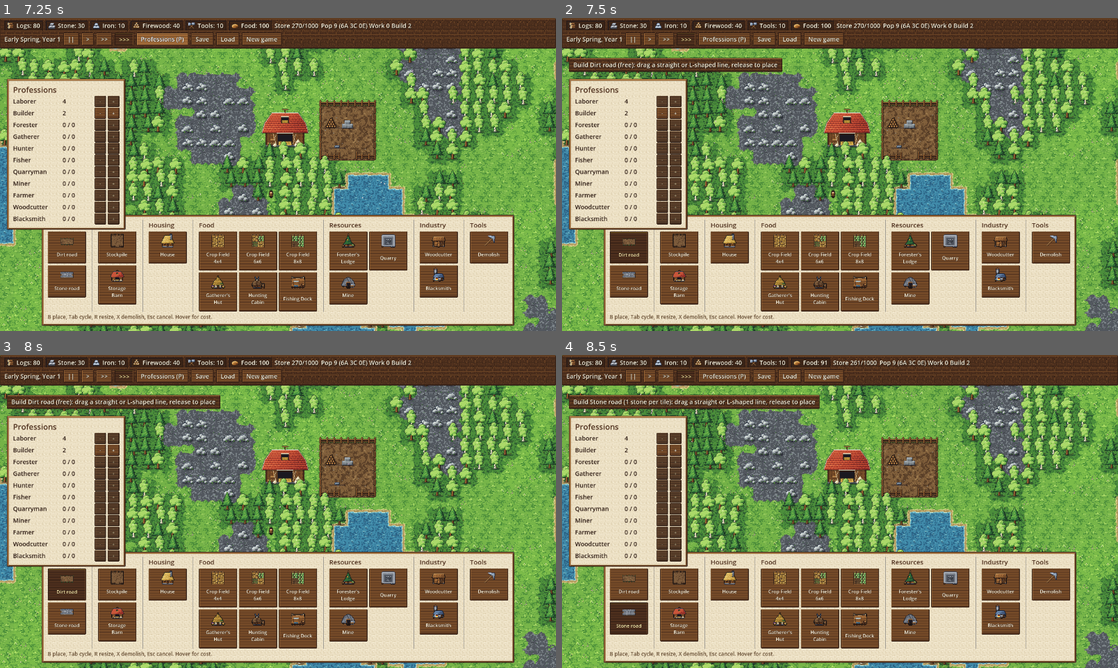
Above: before the commit, frames 1-4 (two rows, left to right).
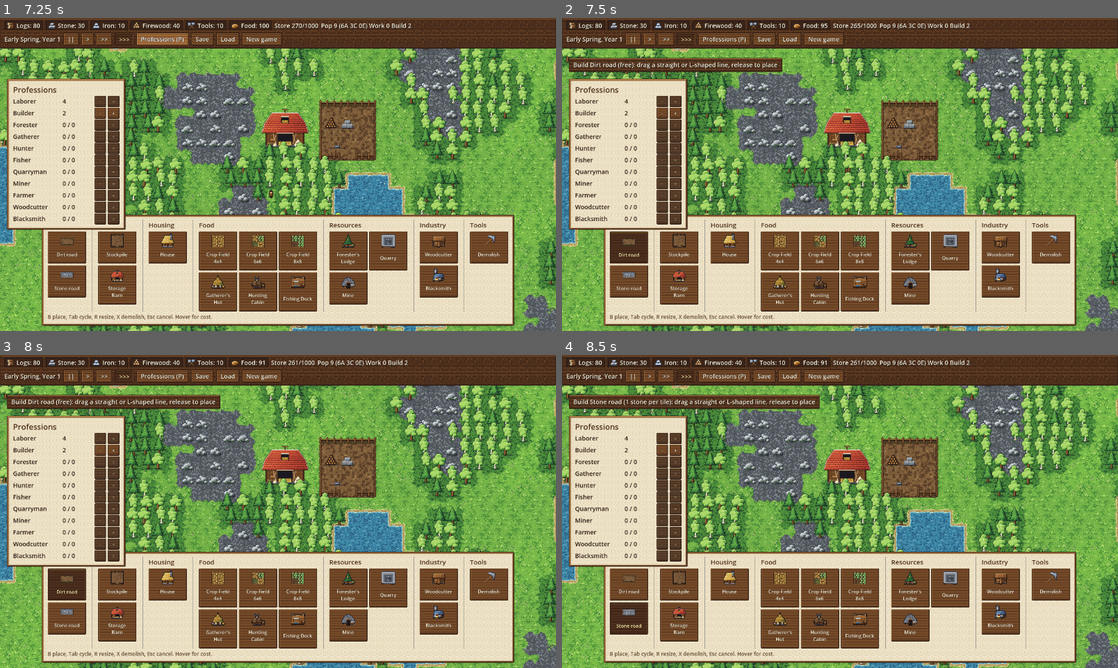
Above: after the commit, the same moments.

Repository: GrindelfP/KingdomYouth
Game: Godot game, scene res://scenes/world/world.tscn
Same seed, same stepped clock (60 frames per second), same inputs: the game is played once before the commit and once after it.
Inputs:
- Up to frame 1 (7.25 s): click "Save" at 0.5 s; click "Load" at 1.25 s; click "New game" at 2 s; click "New game" at 2.75 s; click "||" at 3.5 s; click ">" at 4.25 s; click ">>" at 5 s; click ">>>" at 5.75 s; click "Professions (P)" at 6.5 s
- Up to frame 2 (7.5 s): click "Dirt road" at 7.25 s
- Up to frame 3 (8 s): no input
- Up to frame 4 (8.5 s): click "Stone road" at 8 s

Frame 1 is identical in both runs. In frame 2, 0.3% of the frame differs, in the area x 46-74%, y 0-58%; in frame 3, 0.3%; in frame 4, nothing differs.
Error in both runs: Invalid assignment of property or key 'visible' with value of type 'bool' on a base object of type 'previously freed'. (res://scripts/entities/settler_manager.…

Commit message:
[FEATURE] soak test scenario, hunger and cold balance pass, fix freed ghost sprite error in nature layer
Co-Authored-By: Claude Sonnet 5.5 <noreply@anthropic.com>

Diff:
--- a/scripts/autoload/save_manager.gd
+++ b/scripts/autoload/save_manager.gd
@@ -4,10 +4,11 @@
 const SAVE_VERSION := 10
 
 var pending_load := false
+var save_path := SAVE_PATH
 
 
 func has_save() -> bool:
-	return FileAccess.file_exists(SAVE_PATH)
+	return FileAccess.file_exists(save_path)
 
 
 func save_game() -> bool:
@@ -21,7 +22,7 @@
 		"buildings": world.get_node("Buildings").to_save_data(),
 		"settlers": world.get_node("Settlers").to_save_data(),
 	}
-	var file := FileAccess.open(SAVE_PATH, FileAccess.WRITE)
+	var file := FileAccess.open(save_path, FileAccess.WRITE)
 	if file == null:
 		return false
 	file.store_string(JSON.stringify(data, "\t"))
@@ -32,7 +33,7 @@
 	var world := _world()
 	if world == null or not has_save():
 		return false
-	var parsed = JSON.parse_string(FileAccess.get_file_as_string(SAVE_PATH))
+	var parsed = JSON.parse_string(FileAccess.get_file_as_string(save_path))
 	if typeof(parsed) != TYPE_DICTIONARY or int(parsed.get("version", 0)) != SAVE_VERSION:
 		return false
 	var buildings: BuildController = world.get_node("Buildings")
--- a/scripts/entities/needs.gd
+++ b/scripts/entities/needs.gd
@@ -10,7 +10,7 @@
 const MAX_VALUE := 100.0
 const CRITICAL_HUNGER := 85.0
 const EAT_HUNGER := 60.0
-const HUNGER_PER_SECOND := 0.7
+const HUNGER_PER_SECOND := 1.0
 const MEAL_RESTORE := 60.0
 const FOOD_PER_MEAL := 1
 const REST_DRAIN_PER_SECOND := 0.25
@@ -18,9 +18,9 @@
 const STARVE_DAMAGE_PER_SECOND := 1.0
 const EXPOSURE_DAMAGE_PER_SECOND := 0.2
 const REGEN_PER_SECOND := 0.5
-const WARMTH_DRAIN_PER_SECOND := 1.0
+const WARMTH_DRAIN_PER_SECOND := 1.5
 const WARMTH_RECOVER_PER_SECOND := 5.0
-const COLD_DAMAGE_PER_SECOND := 0.5
+const COLD_DAMAGE_PER_SECOND := 1.5
 const COLD_CALL := 40.0
 const WARM_FULL := 90.0
 const DIET_BONUS := 0.2
--- a/scripts/entities/settler_manager.gd
+++ b/scripts/entities/settler_manager.gd
@@ -22,7 +22,7 @@
 const PICK_RADIUS := 12.0
 const TIP_LAYER := 4
 const TIP_OFFSET := Vector2(16.0, 18.0)
-const HEAT_DURATION := 20.0
+const HEAT_DURATION := 10.0
 const FUEL_PER_HEATING := 1
 const MALE_NAMES := ["Alder", "Bram", "Cedric", "Dunstan", "Edmund", "Finn", "Godric", "Hale", "Ivo", "Jory", "Kellan", "Leofric", "Merrick", "Osric", "Piers", "Rowan", "Tobin", "Wystan"]
 const FEMALE_NAMES := ["Aelwen", "Brenna", "Cora", "Daisy", "Edda", "Freya", "Gwen", "Hild", "Isolde", "Joan", "Maud", "Nell", "Odette", "Petra", "Rosamund", "Sunniva", "Thea", "Wilma"]
--- a/scripts/world/nature_layer.gd
+++ b/scripts/world/nature_layer.gd
@@ -154,7 +154,8 @@
 
 func _set_ghost_alpha(alpha: float) -> void:
 	for ghost in _ghosts:
-		ghost.modulate.a = alpha
+		if is_instance_valid(ghost):
+			ghost.modulate.a = alpha
 
 
 func _finish_fade() -> void:
--- /dev/null
+++ b/tools/soak/planner.gd
@@ -0,0 +1,119 @@
+extends RefCounted
+
+const SEARCH_RADIUS := 32
+const FOREST_SEEKERS := [&"foresters_lodge", &"gatherers_hut", &"hunting_cabin"]
+
+var world: WorldGrid
+var buildings: BuildController
+var labor: LaborManager
+var staffing: Dictionary = {}
+var builders_target := -1
+var builders_month := 6
+var _configured: Dictionary = {}
+var queue: Array[Dictionary] = []
+var placed: Array[String] = []
+var skipped: Array[String] = []
+
+
+func _init(world_grid: WorldGrid, build: BuildController, labor_manager: LaborManager) -> void:
+	world = world_grid
+	buildings = build
+	labor = labor_manager
+
+
+func add(id: StringName, month := 0) -> void:
+	queue.append({"id": id, "month": month})
+
+
+func tick() -> void:
+	_manage()
+	_place()
+
+
+func _manage() -> void:
+	for building in buildings.get_buildings():
+		var id := building.get_instance_id()
+		if _configured.has(id) or not staffing.has(building.def.id):
+			continue
+		_configured[id] = true
+		labor.set_desired_workers(building, mini(staffing[building.def.id], building.def.job.slots))
+	_throttle_woodcutter()
+	if builders_target >= 0 and TimeManager.month >= builders_month:
+		while labor.get_count(Professions.BUILDER) > builders_target and labor.decrease(Professions.BUILDER):
+			pass
+
+
+func _throttle_woodcutter() -> void:
+	var firewood := ResourceStockpile.get_amount(&"firewood")
+	for building in buildings.get_buildings():
+		if building.def.id != &"woodcutter" or not _configured.has(building.get_instance_id()):
+			continue
+		if firewood > 120 and building.desired_workers > 0:
+			labor.set_desired_workers(building, 0)
+		elif firewood < 60 and building.desired_workers == 0:
+			labor.set_desired_workers(building, 1)
+
+
+func _place() -> void:
+	while not queue.is_empty():
+		var item: Dictionary = queue[0]
+		if item["month"] > TimeManager.month:
+			return
+		var def := _def(item["id"])
+		if not _affordable(def):
+			return
+		queue.pop_front()
+		var origin := find_spot(def)
+		if origin == Vector2i(-1, -1) or not buildings.try_place(def, origin):
+			skipped.append("%s@%d" % [def.id, TimeManager.month])
+			continue
+		placed.append("%s@%d" % [def.id, TimeManager.month])
+
+
+func find_spot(def: BuildingDef) -> Vector2i:
+	var center := WorldGrid.MAP_RECT.get_center()
+	var best := Vector2i(-1, -1)
+	var best_score := -INF
+	for x in range(center.x - SEARCH_RADIUS, center.x + SEARCH_RADIUS):
+		for y in range(center.y - SEARCH_RADIUS, center.y + SEARCH_RADIUS):
+			var origin := Vector2i(x, y)
+			if buildings.get_placement_error(def, origin) != "" or not _has_margin(def, origin):
+				continue
+			var score := -float(origin.distance_to(center))
+			if FOREST_SEEKERS.has(def.id):
+				var mid := world.grid_to_world(origin) + Vector2(def.footprint) * 16.0
+				score += world.count_terrain_in_radius("forest", mid, def.job.work_radius) * 0.5
+			if score > best_score:
+				best_score = score
+				best = origin
+	return best
+
+
+func _has_margin(def: BuildingDef, origin: Vector2i) -> bool:
+	var open_cells := 0
+	for x in range(-1, def.footprint.x + 1):
+		for y in range(-1, def.footprint.y + 1):
+			var cell := origin + Vector2i(x, y)
+			var inside := x >= 0 and y >= 0 and x < def.footprint.x and y < def.footprint.y
+			if inside:
+				continue
+			if not world.is_in_bounds(cell) or world.is_occupied(cell):
+				return false
+			if world.is_walkable(cell):
+				open_cells += 1
+	return open_cells >= 4
+
+
+func _affordable(def: BuildingDef) -> bool:
+	var committed := {}
+	for site in buildings.get_sites():
+		for id: StringName in site.required:
+			committed[id] = committed.get(id, 0) + site.missing(id)
+	for id: StringName in def.cost:
+		if ResourceStockpile.get_amount(id) - committed.get(id, 0) < def.cost[id]:
+			return false
+	return true
+
+
+func _def(id: StringName) -> BuildingDef:
+	return buildings.building_defs[buildings.find_def_index(id)]
--- /dev/null
+++ b/tools/soak/soak.tscn
@@ -0,0 +1,6 @@
+[gd_scene load_steps=2 format=3]
+
+[ext_resource type="Script" path="res://tools/soak/soak_test.gd" id="1"]
+
+[node name="Soak" type="Node"]
+script = ExtResource("1")
--- /dev/null
+++ b/tools/soak/soak_test.gd
@@ -0,0 +1,162 @@
+extends Node
+
+const Planner := preload("res://tools/soak/planner.gd")
+const WORLD_SCENE := "res://scenes/world/world.tscn"
+const TIME_SCALE := 10.0
+const FRAME_STEP := 1.0 / 30.0
+const STUCK_SECONDS := 90.0
+
+var _mode := "planned"
+var _years := 3
+var _world: WorldGrid
+var _buildings: BuildController
+var _settlers: SettlerManager
+var _planner
+var _frames := 0
+var _last_logged := -1
+var _min_pop := 999
+var _starved_months := 0
+var _idle_since: Dictionary = {}
+var _frozen: Dictionary = {}
+var _frozen_reports: Array[String] = []
+var _stuck_reports := 0
+var _peak_pop := 0
+var _first_death_month := -1
+var _population_zero_month := -1
+
+
+func _ready() -> void:
+	for arg in OS.get_cmdline_user_args():
+		if arg.begins_with("--mode="):
+			_mode = arg.trim_prefix("--mode=")
+		elif arg.begins_with("--years="):
+			_years = int(arg.trim_prefix("--years="))
+	seed(1)
+	SaveManager.save_path = "user://soak_save.json"
+	Engine.time_scale = TIME_SCALE
+	var world: Node = load(WORLD_SCENE).instantiate()
+	add_child(world)
+	_world = world
+	_buildings = world.get_node("Buildings")
+	_settlers = world.get_node("Settlers")
+	_planner = Planner.new(_world, _buildings, world.get_node("Labor"))
+	_queue_plan()
+	print("soak mode=%s years=%d" % [_mode, _years])
+	print("year season | pop (A C E) | food firewood logs tools stone iron | stored/cap | buildings sites | house food/fw avg | avg health")
+
+
+func _queue_plan() -> void:
+	if _mode == "neglect":
+		for i in 3:
+			_planner.add(&"house")
+		return
+	for id: StringName in [&"house", &"house", &"house", &"foresters_lodge", &"gatherers_hut", &"crop_field_6", &"woodcutter"]:
+		if _mode == "nowood" and id == &"woodcutter":
+			continue
+		_planner.add(id)
+	_planner.staffing = {&"foresters_lodge": 1, &"gatherers_hut": 1, &"crop_field_6": 2, &"crop_field_4": 2, &"woodcutter": 1, &"hunting_cabin": 1, &"fishing_dock": 1, &"quarry": 1, &"mine": 1, &"blacksmith": 1}
+	_planner.builders_target = 1
+	_planner.add(&"hunting_cabin", 2)
+	_planner.add(&"house", 3)
+	_planner.add(&"crop_field_4", 4)
+	_planner.add(&"fishing_dock", 5)
+	_planner.add(&"house", 6)
+	_planner.add(&"quarry", 8)
+	_planner.add(&"mine", 10)
+	_planner.add(&"blacksmith", 12)
+	_planner.add(&"house", 14)
+	_planner.add(&"crop_field_6", 14)
+	_planner.add(&"storage_barn", 16)
+	_planner.add(&"house", 18)
+
+
+func _process(_delta: float) -> void:
+	_frames += 1
+	_planner.tick()
+	_track()
+	var month := TimeManager.month
+	if month != _last_logged and month % TimeManager.MONTHS_PER_SEASON == 0:
+		_last_logged = month
+		_log_row()
+	if month >= _years * TimeManager.MONTHS_PER_YEAR or (_mode == "neglect" and _settlers.population() == 0):
+		_finish()
+
+
+func _track() -> void:
+	var pop := _settlers.population()
+	_peak_pop = maxi(_peak_pop, pop)
+	_min_pop = mini(_min_pop, pop)
+	if _first_death_month < 0 and pop < _peak_pop:
+		_first_death_month = TimeManager.month
+	if pop == 0 and _population_zero_month < 0:
+		_population_zero_month = TimeManager.month
+	if _frames % 60 != 0:
+		return
+	for settler in _settlers.living_settlers():
+		var idle := settler.worker.get_state_name() == "Idle" and not settler.worker.is_paused() and settler.is_working_age() and not settler.is_carrying()
+		var key := settler.get_instance_id()
+		if idle:
+			if not _idle_since.has(key):
+				_idle_since[key] = TimeManager.get_time_months()
+		else:
+			_idle_since.erase(key)
+	for settler in _settlers.living_settlers():
+		var state: String = settler.worker.get_state_name()
+		var key := settler.get_instance_id()
+		var moving := state != "Idle" and state != "Work" and state != "Build" and not settler.worker.is_paused()
+		var cell := settler.get_grid_pos()
+		var record: Dictionary = _frozen.get(key, {})
+		if not moving or record.get("cell") != cell:
+			_frozen[key] = {"cell": cell, "since": TimeManager.get_time_months(), "reported": false}
+		elif TimeManager.get_time_months() - float(record["since"]) > 0.75 and not record["reported"]:
+			record["reported"] = true
+			_frozen_reports.append("m%d %s %s %s at %s carrying %s" % [TimeManager.month, settler.given_name, settler.profession, state, cell, settler.carried_id])
+	for key in _idle_since.keys():
+		if not is_instance_id_valid(key):
+			_idle_since.erase(key)
+
+
+func _log_row() -> void:
+	var stages := _settlers.count_by_stage()
+	var food_hh := 0
+	var fw_hh := 0
+	var houses := 0
+	var buildings := 0
+	for building in _buildings.get_buildings():
+		buildings += 1
+		if building.household != null and not building.residents.is_empty():
+			houses += 1
+			food_hh += building.food_stock()
+			fw_hh += building.firewood_stock()
+	var health := 0.0
+	var living := _settlers.living_settlers()
+	for settler in living:
+		health += settler.needs.health
+	var long_idle := ""
+	for key in _idle_since:
+		if TimeManager.get_time_months() - _idle_since[key] > 1.5 and is_instance_id_valid(key):
+			long_idle += " " + String(instance_from_id(key).profession)
+	print("Y%d %-6s | %3d (%d %d %d) | %4d %4d %4d %3d %3d %3d | %4d/%4d | %2d %2d | %3d/%3d | %5.1f | idle>1.5mo:%s" % [
+		TimeManager.get_year(), TimeManager.get_season_name(), _settlers.population(),
+		stages[1], stages[0], stages[2],
+		ResourceStockpile.get_food_total(), ResourceStockpile.get_amount(&"firewood") + fw_hh,
+		ResourceStockpile.get_amount(&"logs"), ResourceStockpile.get_amount(&"tools"),
+		ResourceStockpile.get_amount(&"stone"), ResourceStockpile.get_amount(&"iron"),
+		ResourceStockpile.get_stored_total(), ResourceStockpile.get_capacity(),
+		buildings, _buildings.get_sites().size(), food_hh, fw_hh,
+		health / maxf(1.0, living.size()), long_idle])
+
+
+func _finish() -> void:
+	print("done month=%d pop=%d peak=%d min=%d first_death_month=%d extinct_month=%d frames=%d" % [
+		TimeManager.month, _settlers.population(), _peak_pop, _min_pop, _first_death_month, _population_zero_month, _frames])
+	print("placed: %s" % ", ".join(_planner.placed))
+	print("skipped: %s" % ", ".join(_planner.skipped))
+	print("frozen reports: %d" % _frozen_reports.size())
+	for line in _frozen_reports.slice(0, 12):
+		print("  " + line)
+	Engine.time_scale = 1.0
+	if FileAccess.file_exists(SaveManager.save_path):
+		DirAccess.remove_absolute(ProjectSettings.globalize_path(SaveManager.save_path))
+	set_process(false)
+	get_tree().quit(0)
Not shown, added: tools/soak/planner.gd.uid
Not shown, added: tools/soak/soak_test.gd.uid
